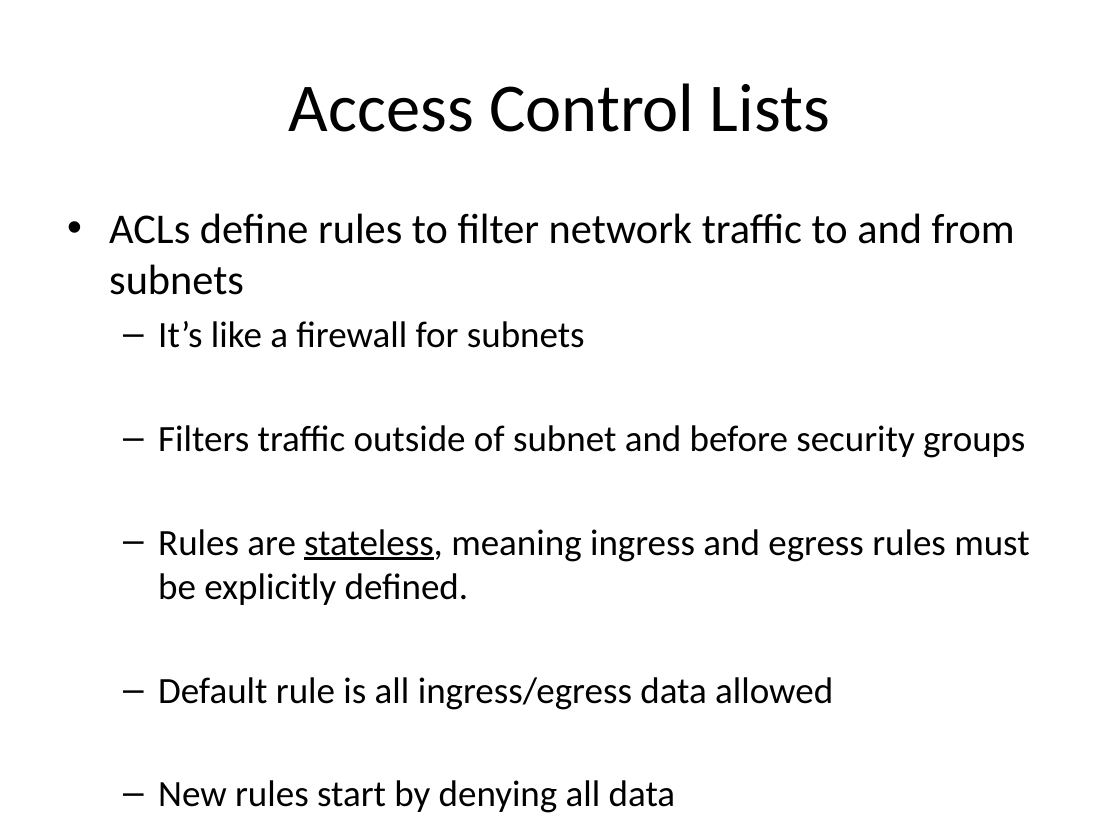
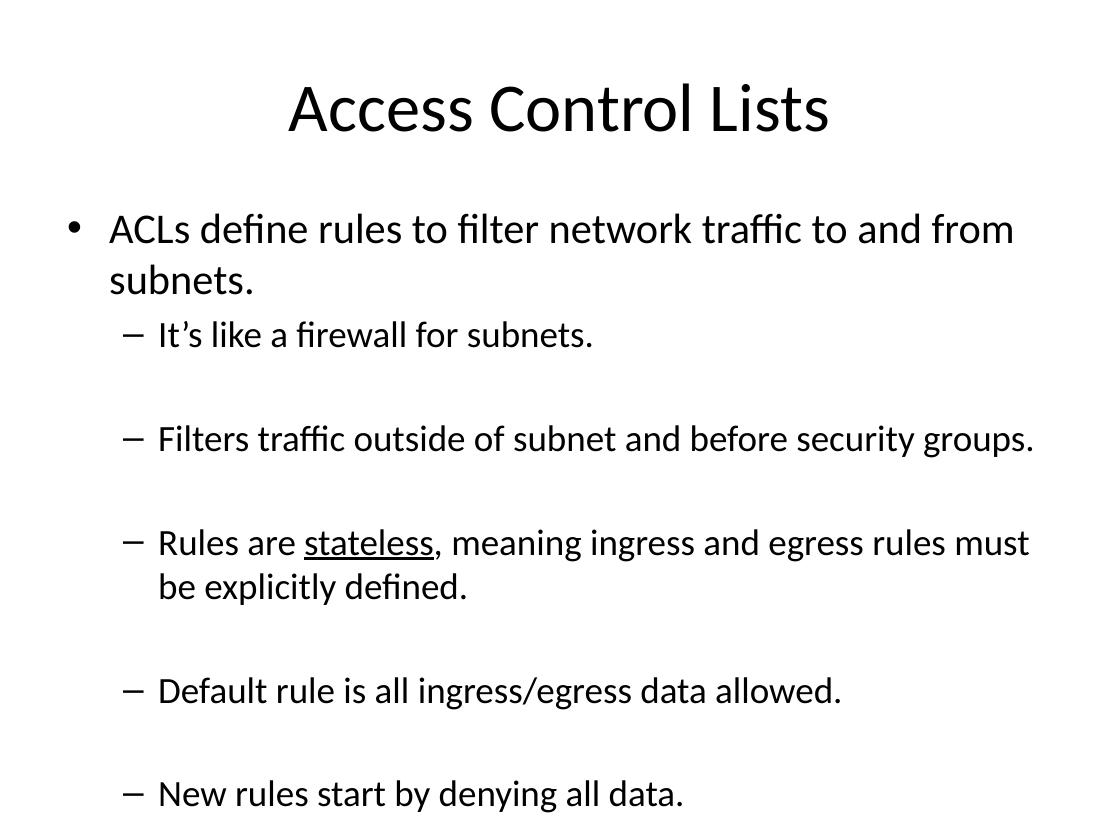
Before and after one commit to jasondbaker/infrastructure-class, a slide deck: slide 21 of lectures/infrastructure-week-5.pptx. Drawn at 1120x840 pixels with LibreOffice and Linux fonts; fonts in the diff are those of the drawing. Boxes give left, top, right and bottom in pixels: in the first picture for what was removed or moved away, otherwise in the second. Text is boxed around its words. In the diff, an @@ line names an element or a change of style, - is before the commit and + after.

```diff
--- a/lectures/infrastructure-week-5.pptx
+++ b/lectures/infrastructure-week-5.pptx
@@ text at (109,213,1035,458): text changed @@
-• ACLs define rules to filter network traffic to and from subnets
-  – It’s like a firewall for subnets
-  – Filters traffic outside of subnet and before security groups
+• ACLs define rules to filter network traffic to and from subnets.
+  – It’s like a firewall for subnets.
+  – Filters traffic outside of subnet and before security groups.
@@ text at (158,677,842,813): text changed @@
-  – Default rule is all ingress/egress data allowed
-  – New rules start by denying all data
+  – Default rule is all ingress/egress data allowed.
+  – New rules start by denying all data.
```
Also in this commit, not shown: 21 other slides changed.
